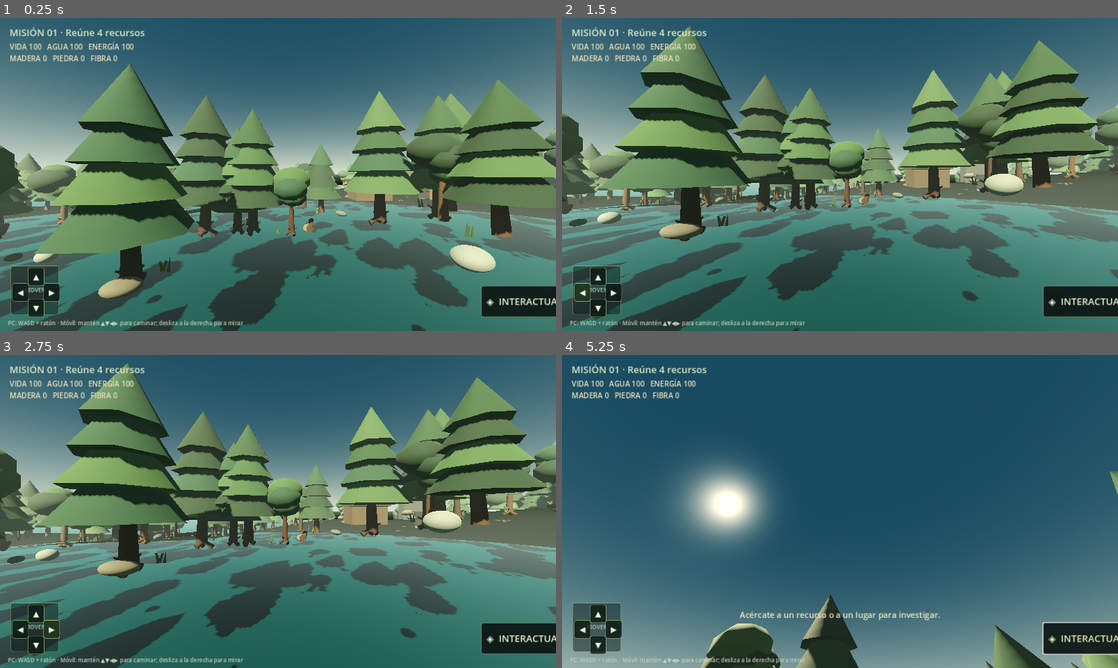
Above: before the commit, frames 1-4 (two rows, left to right).
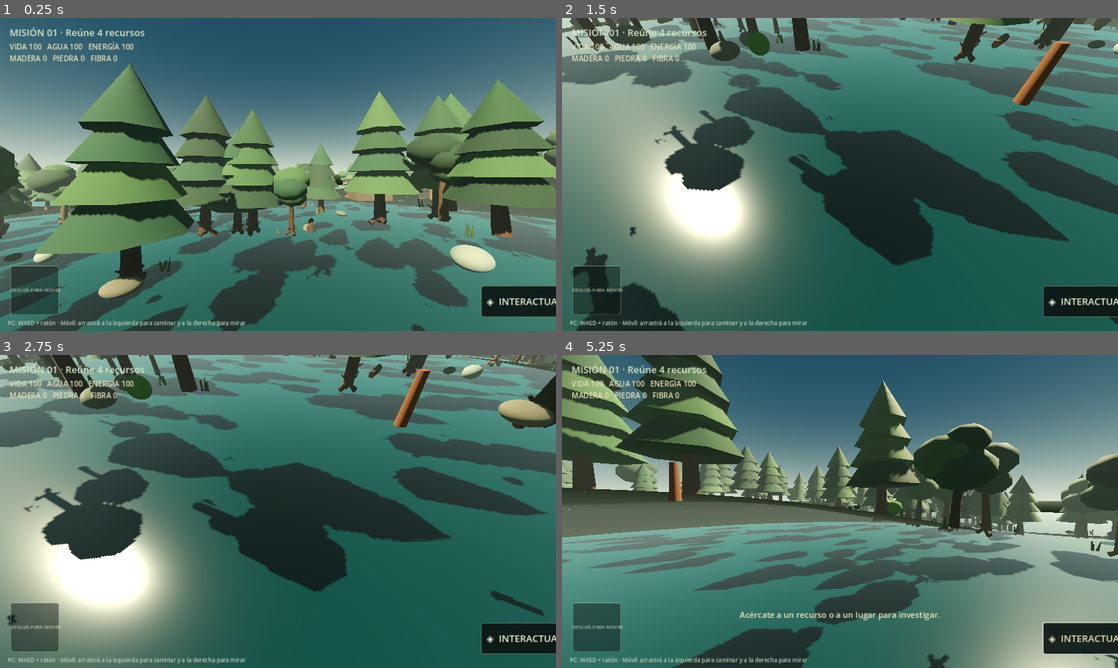
Above: after the commit, the same moments.

Repository: nicolamona/wildline
Game: Godot game, scene res://scenes/main.tscn
The game is run twice, just before and just after one commit, with the same random seed, the same clock (stepped at 60 frames per second) and the same inputs.
Inputs (mouse positions are in pixels of both pictures, inside the frame that each line leads up to):
- Up to frame 1 (0.25 s): no input
- Up to frame 2 (1.5 s): click (595, 277) at 0.5 s, where only the run before the commit has a clickable "▲"; click (584, 293) at 1.25 s, where only the run before the commit has a clickable "◀"
- Up to frame 3 (2.75 s): click (50, 630) at 2 s, where only the run before the commit has a clickable "▶"
- Up to frame 4 (5.25 s): click (595, 646) at 2.75 s, where only the run before the commit has a clickable "▼"; click "◈ INTERACTUAR" at 3.5 s; tap Enter at 4.25 s; move the mouse to (867, 511) at 4.27 s; hold Shift 4.28-5.03 s; hold W from 4.28 s (still down); click (867, 511) at 4.42 s; tap Space at 5 s; move the mouse to (812, 511) at 5.02 s; tap Shift at 5.1 s; click (812, 511) at 5.17 s

The runs differ from the first frame. In frame 1, 0.9% of the frame differs, in the area x 1-45%, y 79-99%; in frame 2, 78%; in frame 3, 81%; in frame 4, 83%, in the area x 0-100%, y 0-100%.

Commit message:
Replace mobile D-pad with dedicated touch zones

Diff:
--- a/godot/scripts/world.gd
+++ b/godot/scripts/world.gd
@@ -12,9 +12,9 @@
 var message_timer := 0.0
 var rng := RandomNumberGenerator.new()
 var material_cache: Dictionary = {}
-var joystick_gui_active := false
-var joystick_gui_origin := Vector2.ZERO
-var dpad_buttons: Array[Dictionary] = []
+var move_touch_index: int = -1
+var look_touch_index: int = -1
+var move_touch_origin := Vector2.ZERO
 
 func _ready() -> void:
 	rng.seed = 140721
@@ -446,15 +446,37 @@
 	hud.set_anchors_and_offsets_preset(Control.PRESET_FULL_RECT)
 	hud.mouse_filter = Control.MOUSE_FILTER_PASS
 	layer.add_child(hud)
+	# Zonas táctiles separadas: movimiento a la izquierda y cámara a la derecha.
+	# PASS deja que el ratón de escritorio siga llegando al jugador.
+	var move_zone := Control.new()
+	move_zone.name = "MoveTouchZone"
+	move_zone.anchor_left = 0.0
+	move_zone.anchor_right = 0.48
+	move_zone.anchor_top = 0.34
+	move_zone.anchor_bottom = 1.0
+	move_zone.mouse_filter = Control.MOUSE_FILTER_PASS
+	move_zone.gui_input.connect(_on_move_zone_input)
+	hud.add_child(move_zone)
+	var look_zone := Control.new()
+	look_zone.name = "LookTouchZone"
+	look_zone.anchor_left = 0.48
+	look_zone.anchor_right = 1.0
+	look_zone.anchor_top = 0.0
+	look_zone.anchor_bottom = 1.0
+	look_zone.mouse_filter = Control.MOUSE_FILTER_PASS
+	look_zone.gui_input.connect(_on_look_zone_input)
+	hud.add_child(look_zone)
 	mission_label = Label.new()
 	mission_label.position = Vector2(22, 18)
 	mission_label.add_theme_font_size_override("font_size", 22)
 	mission_label.add_theme_color_override("font_color", Color(0.85, 0.91, 0.78))
+	mission_label.mouse_filter = Control.MOUSE_FILTER_IGNORE
 	hud.add_child(mission_label)
 	stats_label = Label.new()
 	stats_label.position = Vector2(22, 54)
 	stats_label.add_theme_font_size_override("font_size", 17)
 	stats_label.add_theme_color_override("font_color", Color(0.91, 0.88, 0.74))
+	stats_label.mouse_filter = Control.MOUSE_FILTER_IGNORE
 	hud.add_child(stats_label)
 	message_label = Label.new()
 	message_label.anchor_left = 0.18
@@ -465,6 +487,7 @@
 	message_label.vertical_alignment = VERTICAL_ALIGNMENT_CENTER
 	message_label.add_theme_font_size_override("font_size", 19)
 	message_label.add_theme_color_override("font_color", Color(0.95, 0.91, 0.75))
+	message_label.mouse_filter = Control.MOUSE_FILTER_IGNORE
 	hud.add_child(message_label)
 	var button := Button.new()
 	button.text = "◈  INTERACTUAR"
@@ -487,7 +510,7 @@
 	button.add_theme_font_size_override("font_size", 22)
 	button.pressed.connect(_on_interact_pressed)
 	hud.add_child(button)
-	# Visible mobile movement zone so controls are discoverable on touch screens.
+	# Indicador visual; la entrada real la reciben las zonas táctiles.
 	var joystick_base := Panel.new()
 	joystick_base.name = "MoveJoystickGuide"
 	joystick_base.anchor_left = 0.0
@@ -498,26 +521,20 @@
 	joystick_base.offset_right = 136
 	joystick_base.offset_top = -150
 	joystick_base.offset_bottom = -38
-	# Godot GUI Button receives the touch directly; no manual viewport hit-testing.
 	joystick_base.mouse_filter = Control.MOUSE_FILTER_IGNORE
 	joystick_base.add_theme_stylebox_override("panel", _hud_panel(Color(0.035, 0.075, 0.065, 0.45), Color(0.65, 0.74, 0.56, 0.62)))
 	hud.add_child(joystick_base)
 	var joystick_label := Label.new()
-	joystick_label.text = "MOVER"
+	joystick_label.text = "DESLIZÁ PARA MOVER"
 	joystick_label.set_anchors_and_offsets_preset(Control.PRESET_FULL_RECT)
 	joystick_label.horizontal_alignment = HORIZONTAL_ALIGNMENT_CENTER
 	joystick_label.vertical_alignment = VERTICAL_ALIGNMENT_CENTER
-	joystick_label.add_theme_font_size_override("font_size", 13)
+	joystick_label.add_theme_font_size_override("font_size", 11)
 	joystick_label.add_theme_color_override("font_color", Color(0.87, 0.91, 0.79, 0.75))
 	joystick_label.mouse_filter = Control.MOUSE_FILTER_IGNORE
 	joystick_base.add_child(joystick_label)
-	# Backup directional controls: reliable press-and-hold buttons for mobile browsers.
-	_add_move_button(joystick_base, "▲", Vector2(40, 4), Vector2(32, 32), Vector2(0, -1))
-	_add_move_button(joystick_base, "◀", Vector2(4, 40), Vector2(32, 32), Vector2(-1, 0))
-	_add_move_button(joystick_base, "▶", Vector2(76, 40), Vector2(32, 32), Vector2(1, 0))
-	_add_move_button(joystick_base, "▼", Vector2(40, 76), Vector2(32, 32), Vector2(0, 1))
 	var hint := Label.new()
-	hint.text = "PC: WASD + ratón · Móvil: mantén ▲▼◀▶ para caminar; desliza a la derecha para mirar"
+	hint.text = "PC: WASD + ratón · Móvil: arrastrá a la izquierda para caminar y a la derecha para mirar"
 	hint.anchor_left = 0.0
 	hint.anchor_right = 1.0
 	hint.anchor_top = 1.0
@@ -528,38 +545,35 @@
 	hint.offset_bottom = -6
 	hint.add_theme_font_size_override("font_size", 13)
 	hint.add_theme_color_override("font_color", Color(0.77, 0.82, 0.73))
+	hint.mouse_filter = Control.MOUSE_FILTER_IGNORE
 	hud.add_child(hint)
 
-func _add_move_button(parent: Control, caption: String, offset: Vector2, button_size: Vector2, direction: Vector2) -> void:
-	var move_button := Button.new()
-	move_button.text = caption
-	move_button.position = offset
-	move_button.size = button_size
-	move_button.focus_mode = Control.FOCUS_NONE
-	move_button.mouse_filter = Control.MOUSE_FILTER_STOP
-	move_button.add_theme_font_size_override("font_size", 18)
-	move_button.add_theme_color_override("font_color", Color(0.92, 0.96, 0.84))
-	move_button.add_theme_stylebox_override("normal", _hud_panel(Color(0.055, 0.10, 0.08, 0.82), Color(0.55, 0.69, 0.47, 0.9)))
-	move_button.add_theme_stylebox_override("hover", _hud_panel(Color(0.13, 0.21, 0.13, 0.95), Color(0.79, 0.77, 0.48, 1.0)))
-	move_button.add_theme_stylebox_override("pressed", _hud_panel(Color(0.19, 0.28, 0.15, 0.98), Color(0.9, 0.82, 0.46, 1.0)))
-	move_button.button_down.connect(_on_move_button_down.bind(direction))
-	move_button.button_up.connect(_on_move_button_up)
-	parent.add_child(move_button)
-	dpad_buttons.append({"button": move_button, "direction": direction})
-
-func _on_move_button_down(direction: Vector2) -> void:
-	if is_instance_valid(player):
-		player.move_input = direction
-
-func _on_move_button_up() -> void:
-	if is_instance_valid(player):
-		player.move_input = Vector2.ZERO
-
-func _joystick_vector(drag: Vector2) -> Vector2:
-	var distance := drag.length()
-	if distance < 8.0:
-		return Vector2.ZERO
-	return Vector2(drag.x, drag.y).normalized() * minf(distance / 42.0, 1.0)
+func _on_move_zone_input(event: InputEvent) -> void:
+	if event is InputEventScreenTouch:
+		if event.pressed and move_touch_index == -1:
+			move_touch_index = event.index
+			move_touch_origin = event.position
+			player.move_input = Vector2.ZERO
+		elif not event.pressed and event.index == move_touch_index:
+			move_touch_index = -1
+			player.move_input = Vector2.ZERO
+	elif event is InputEventScreenDrag and event.index == move_touch_index:
+		var drag: Vector2 = event.position - move_touch_origin
+		var distance := drag.length()
+		if distance < 8.0:
+			player.move_input = Vector2.ZERO
+		else:
+			player.move_input = drag.normalized() * clampf((distance - 8.0) / 42.0, 0.0, 1.0)
+
+func _on_look_zone_input(event: InputEvent) -> void:
+	if event is InputEventScreenTouch:
+		if event.pressed and look_touch_index == -1:
+			look_touch_index = event.index
+		elif not event.pressed and event.index == look_touch_index:
+			look_touch_index = -1
+	elif event is InputEventScreenDrag and event.index == look_touch_index:
+		player.apply_look_delta(event.relative)
+
 
 func _hud_panel(fill: Color, border_color: Color) -> StyleBoxFlat:
 	var panel := StyleBoxFlat.new()
